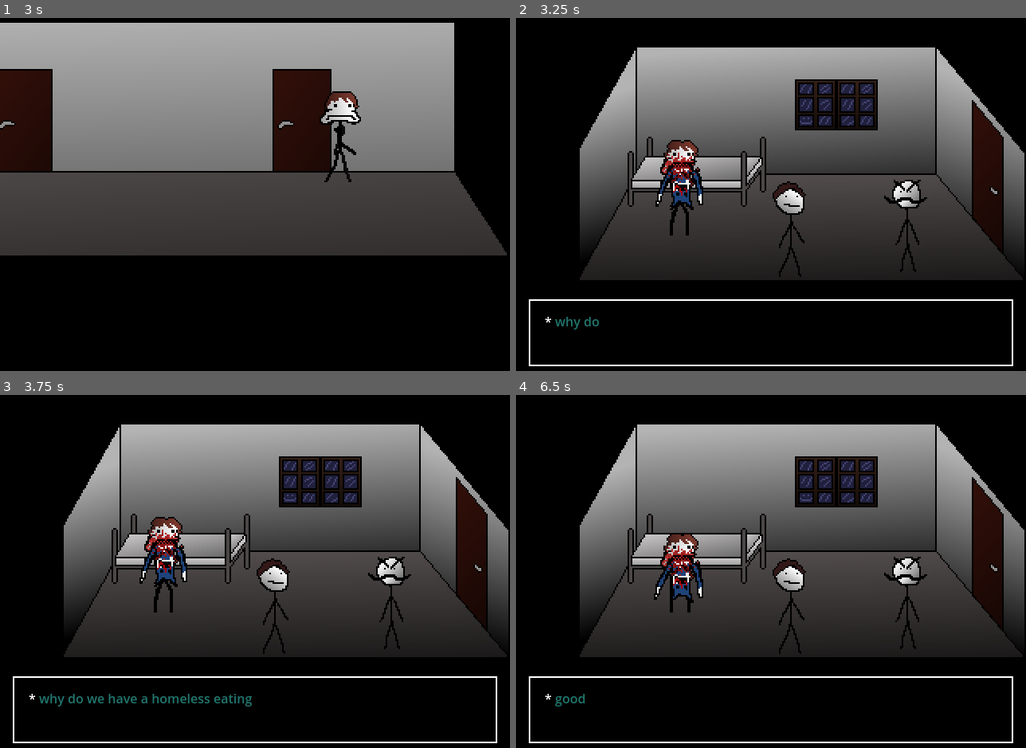
Above: before the commit, frames 1-4 (two rows, left to right).
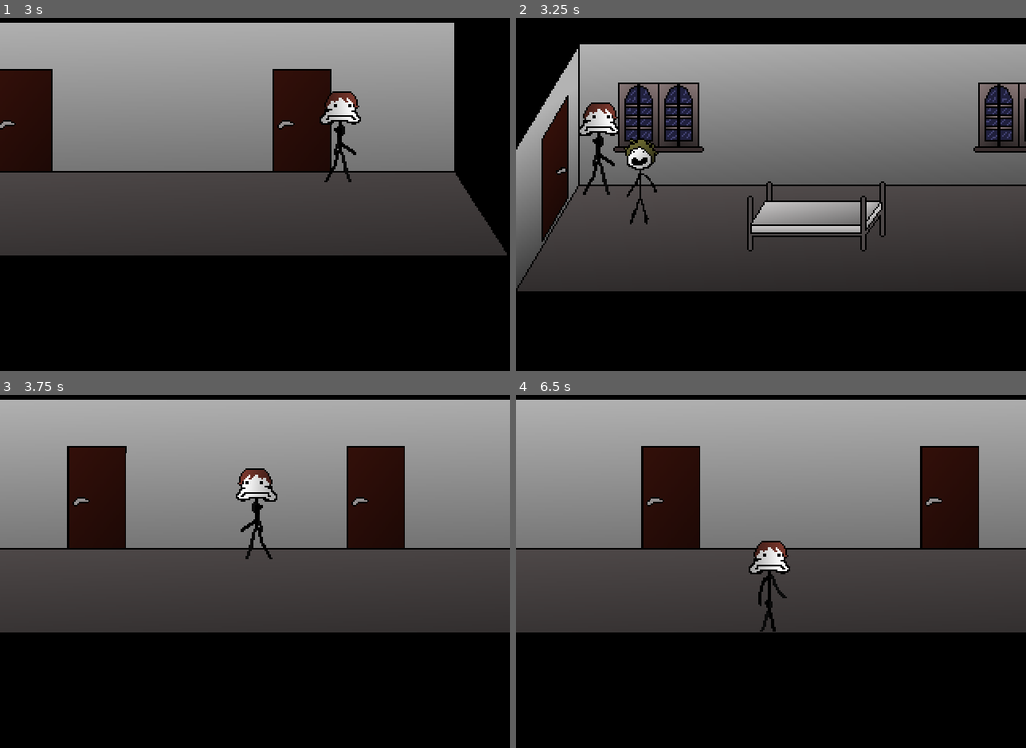
Above: after the commit, the same moments.

Repository: Jupyyter/I-am-hungry-and-my-name-is-Hadarag-Gabriel
Game: Godot game, scene res://scenes/hallWay1.tscn
Same seed, same stepped clock (60 frames per second), same inputs: the game is played once before the commit and once after it. This scene is started directly instead of the project's main scene.
Inputs:
- Up to frame 1 (3 s): tap Enter (ui_accept) at 0.5, 0.77, 1.07, 1.52, 1.82 s; hold Right (ui_right) 0.53-1.28 s; hold Down (ui_down) 1.28-2.03 s; hold Right (ui_right) 2.03-2.78 s; hold Up (ui_up) from 2.78 s (still down)
- Up to frame 2 (3.25 s): keep holding Up (ui_up); tap Enter (ui_accept) at 3.02 s
- Up to frame 3 (3.75 s): tap Enter (ui_accept) at 3.32 s; release Up (ui_up) at 3.53 s; hold Left (ui_left) from 3.53 s (still down)
- Up to frame 4 (6.5 s): tap Enter (ui_accept) at 3.77, 4.07, 4.52, 4.82, 6.02, 6.32 s; release Left (ui_left) at 5.03 s; hold Down (ui_down) 5.03-5.78 s; hold Right (ui_right) from 5.78 s (still down)

Frame 1 is identical in both runs. In frame 2, 37% of the frame differs, in the area x 0-100%, y 7-99%; in frame 3, 47%; in frame 4, 48%, in the area x 0-100%, y 1-99%.

Commit message:
hy

Diff:
--- a/bloodRoom3.tscn
+++ b/scenes/bloodRoom3.tscn
@@ -33,10 +33,10 @@
 position = Vector2(0, -25)
 limit_left = 0
 limit_top = -30
-script = ExtResource("4_x3qt5")
+script = ExtResource("4_h4cfn")
 map = NodePath("../..")
 
-[node name="door3" parent="bloodRoom3" instance=ExtResource("5_b6sj4")]
+[node name="door4" parent="bloodRoom3" instance=ExtResource("5_p0h87")]
 position = Vector2(-178.5, 35)
 rotation = -0.98262
 scale = Vector2(3.215, 1.665)
--- a/scripts/hallWay1.gd
+++ b/scripts/hallWay1.gd
@@ -28,4 +28,4 @@
 		get_tree().change_scene_to_file("scenes/bloodRoom2.tscn")
 
 	if globals.npcTriggered.has("door4") and globals.npcTriggered["door4"]:
-		get_tree().change_scene_to_file("scenes/hospitalRoom1.tscn")
+		get_tree().change_scene_to_file("scenes/bloodRoom3.tscn")
--- a/scripts/npcs.gd
+++ b/scripts/npcs.gd
@@ -825,6 +825,10 @@
 									if textReady():
 										globals.npcTriggered[npcName]=true
 										endOfChat(npcConv+1)
+			"bloodRoom3":
+				match npcName:
+					"door4":
+						get_tree().change_scene_to_file("scenes/hallWay1.tscn")
 		globals.convState[npcName+currentScene]=npcConv
 		text_box.inChat=inChat
 
Not shown: 4 places in scenes/bloodRoom3.tscn that only renumber resources
